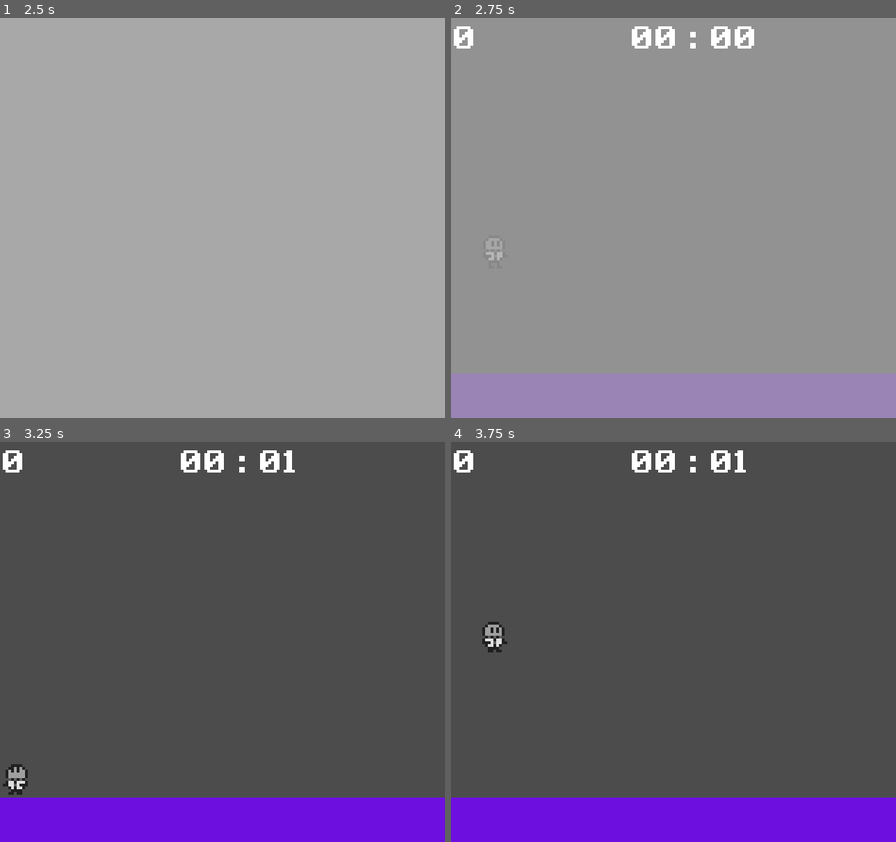
Above: before the commit, frames 1-4 (two rows, left to right).
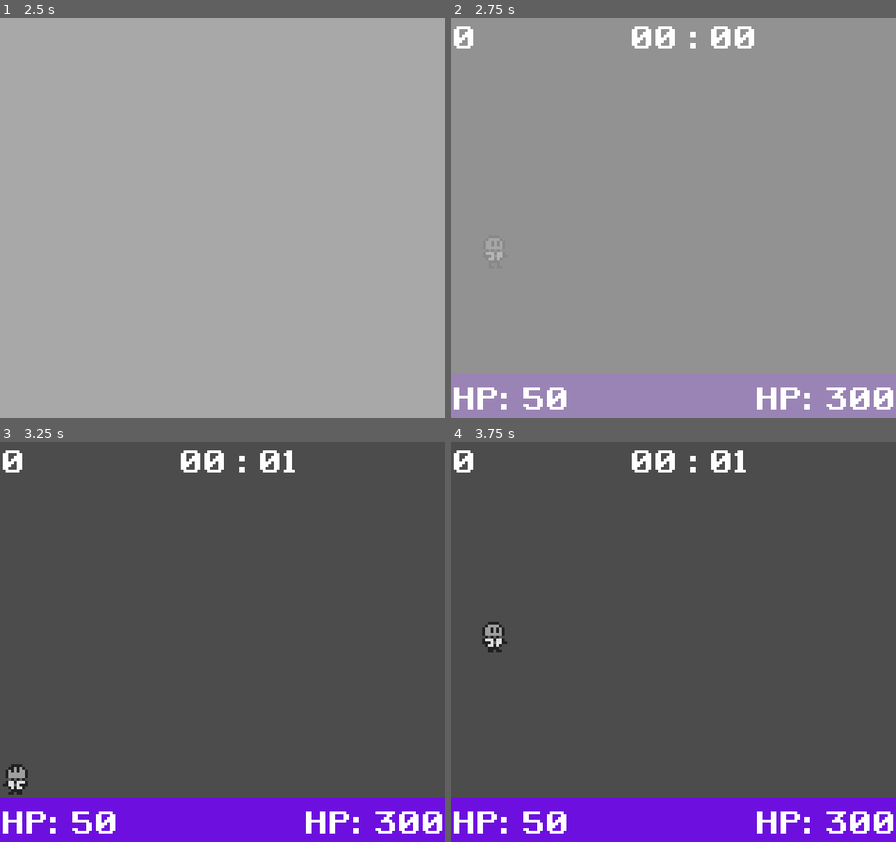
Above: after the commit, the same moments.

Repository: michaeldevlee/trials_of_the_galaxy
Game: Godot game, scene res://UI/StartMenu.tscn
Same seed, same stepped clock (60 frames per second), same inputs: the game is played once before the commit and once after it. The engine's default icon, where the game draws it, is replaced by a stand-in: a white triangle on a blue panel in a dark square.
Inputs:
- Up to frame 1 (2.5 s): click "Play" at 0.5 s; hold Up (up) 1.28-2.03 s; hold Right (right) from 1.28 s (still down); tap Enter at 2 s; tap D (dash) at 2.1 s; tap Up (up) at 2.27, 2.3 s
- Up to frame 2 (2.75 s): keep holding Right (right); tap Up (up) at 2.57 s
- Up to frame 3 (3.25 s): release Right (right) at 2.78 s; hold Left (left) from 2.78 s (still down); hold Up (up) from 2.78 s (still down); tap Space (interact) at 2.85 s
- Up to frame 4 (3.75 s): tap Space (interact) at 3.5 s; release Left (left) at 3.53 s; release Up (up) at 3.53 s; hold Right (right) from 3.53 s (still down); tap G (lock_facing_direction) at 3.6 s

Frame 1 is identical in both runs. In frame 2, 1.4% of the frame differs, in the area x 0-100%, y 92-98%; in frame 3, 1.4%; in frame 4, 1.4%.

Commit message:
added ui improvments

Diff:
--- a/Core/Boss/BaseBoss/Boss.gd
+++ b/Core/Boss/BaseBoss/Boss.gd
@@ -12,6 +12,7 @@
 
 func _ready():
 	health.connect("health_depleted", self, "init_death")
+	EventBus.connect("player_died", self, "clean_up")
 
 func handle_collisions():
 	for index in get_slide_count():
@@ -21,9 +22,13 @@
 		if body is Bullet:
 			process_hit(10)
 			body.queue_free()
+			GameState.score += 50
+			GameState.start_player_notification("+ 50")
+			EventBus.emit_signal("boss_hurt")
+			EventBus.emit_signal("health_changed", self , health.health_points)
 
 		if body is TileMap:
-			print("hit a collision")
+			pass
 
 func _physics_process(delta):
 	velocity = move_and_slide(velocity)
@@ -39,3 +44,7 @@
 func init_death():
 	EventBus.emit_signal("boss_died")
 	queue_free()
+
+func clean_up():
+	set_physics_process(false)
+	queue_free()
--- a/Core/Boss/BaseBoss/Boss.tscn
+++ b/Core/Boss/BaseBoss/Boss.tscn
@@ -49,6 +49,7 @@
 entity_to_apply_frames = NodePath("../Sprite")
 
 [node name="DEBUG" type="Node2D" parent="."]
+visible = false
 script = ExtResource( 8 )
 
 [node name="Label" type="Label" parent="DEBUG"]
--- a/Core/Player/Player.gd
+++ b/Core/Player/Player.gd
@@ -81,6 +81,10 @@
 		is_invincible = true
 		health_comp.update_health(amount)
 		DEBUG.set_health_text(str(health_comp.health_points))
+		GameState.start_player_notification("- " + str(GameState.score/2))
+		EventBus.emit_signal("health_changed", self , health_comp.health_points)
+		GameState.score /= 2
+		EventBus.emit_signal("boss_hurt")
 
 func end_invincibility():
 	is_invincible = false
--- a/Core/Player/Player.tscn
+++ b/Core/Player/Player.tscn
@@ -152,6 +152,7 @@
 [node name="Tween" type="Tween" parent="."]
 
 [node name="DEBUG" type="Node2D" parent="."]
+visible = false
 script = ExtResource( 5 )
 
 [node name="Label" type="Label" parent="DEBUG"]
--- /dev/null
+++ b/GameState.gd
@@ -0,0 +1,12 @@
+extends Node
+
+var score = 0
+var notification_ref = preload("res://UI/Notification.tscn")
+
+func start_player_notification(message):
+	var notification = notification_ref.instance()
+	var player_position = get_tree().get_nodes_in_group("Player")[0].position
+	var main = get_tree().get_nodes_in_group("main")[0]
+	main.add_child(notification)
+	notification.rect_position = player_position
+	notification.start_notification(message)
--- a/Systems/EventSystem/EventBus.gd
+++ b/Systems/EventSystem/EventBus.gd
@@ -3,4 +3,6 @@
 signal started_game
 signal player_died
 signal boss_started
+signal boss_hurt
 signal boss_died
+signal health_changed(entity, new_value)
--- a/UI/HUD.gd
+++ b/UI/HUD.gd
@@ -2,7 +2,14 @@
 
 onready var start_time = OS.get_ticks_msec()
 onready var timer_display = get_node("Control/Layer2/Timer/Label")
+onready var label = $Control/Layer1/Score/Label
+onready var boss_hp = $Control/Layer3/VBoxContainer4/VBoxContainer/BossHP
+onready var player_hp = $Control/Layer3/VBoxContainer3/VBoxContainer/PlayerHP
 
+func _ready():
+	EventBus.connect("boss_hurt", self, "update_score")
+	EventBus.connect("health_changed", self, "update_hp")
+	update_score()
 
 func update_timer_display():
 	var time = OS.get_ticks_msec()/1000 - start_time/1000
@@ -12,5 +19,14 @@
 
 	timer_display.set_text(str("%02d" % minutes) + " : " + str("%02d" % seconds))
 
+func update_score():
+	label.set_text(str(GameState.score))
+
+func update_hp(entity, new_value : int):
+	if entity is Player:
+		player_hp.set_text(str(new_value))
+	if entity is Boss:
+		boss_hp.set_text(str(new_value))
+
 func _process(delta):
 	update_timer_display()
--- a/UI/HUD.tscn
+++ b/UI/HUD.tscn
@@ -49,3 +49,54 @@
 margin_right = 54.0
 margin_bottom = 14.0
 text = "12:03"
+
+[node name="Layer3" type="HBoxContainer" parent="Control"]
+anchor_right = 1.0
+anchor_bottom = 1.0
+
+[node name="VBoxContainer3" type="VBoxContainer" parent="Control/Layer3"]
+margin_right = 44.0
+margin_bottom = 144.0
+alignment = 2
+
+[node name="VBoxContainer" type="HBoxContainer" parent="Control/Layer3/VBoxContainer3"]
+margin_top = 130.0
+margin_right = 44.0
+margin_bottom = 144.0
+alignment = 2
+
+[node name="Label" type="Label" parent="Control/Layer3/VBoxContainer3/VBoxContainer"]
+margin_right = 22.0
+margin_bottom = 14.0
+text = "HP:"
+
+[node name="PlayerHP" type="Label" parent="Control/Layer3/VBoxContainer3/VBoxContainer"]
+margin_left = 26.0
+margin_right = 44.0
+margin_bottom = 14.0
+text = "50"
+
+[node name="VBoxContainer4" type="VBoxContainer" parent="Control/Layer3"]
+margin_left = 48.0
+margin_right = 160.0
+margin_bottom = 144.0
+size_flags_horizontal = 3
+alignment = 2
+
+[node name="VBoxContainer" type="HBoxContainer" parent="Control/Layer3/VBoxContainer4"]
+margin_top = 130.0
+margin_right = 112.0
+margin_bottom = 144.0
+alignment = 2
+
+[node name="Label" type="Label" parent="Control/Layer3/VBoxContainer4/VBoxContainer"]
+margin_left = 59.0
+margin_right = 81.0
+margin_bottom = 14.0
+text = "HP:"
+
+[node name="BossHP" type="Label" parent="Control/Layer3/VBoxContainer4/VBoxContainer"]
+margin_left = 85.0
+margin_right = 112.0
+margin_bottom = 14.0
+text = "300"
--- /dev/null
+++ b/UI/Notification.gd
@@ -0,0 +1,12 @@
+extends Control
+
+onready var animation_player = $AnimationPlayer
+onready var notification = $Notification
+
+func start_notification(message : String):
+	animation_player.connect("animation_finished", self, "clean_up")
+	animation_player.play("Appear")
+	notification.set_text(message)
+
+func clean_up(object):
+	queue_free()
--- /dev/null
+++ b/UI/Notification.tscn
@@ -0,0 +1,83 @@
+[gd_scene load_steps=7 format=2]
+
+[ext_resource path="res://Font/Retro Gaming.ttf" type="DynamicFontData" id=1]
+[ext_resource path="res://UI/Notification.gd" type="Script" id=2]
+
+[sub_resource type="DynamicFont" id=3]
+size = 11
+font_data = ExtResource( 1 )
+
+[sub_resource type="Theme" id=4]
+default_font = SubResource( 3 )
+
+[sub_resource type="Animation" id=1]
+resource_name = "Appear"
+tracks/0/type = "value"
+tracks/0/path = NodePath(".:modulate")
+tracks/0/interp = 1
+tracks/0/loop_wrap = true
+tracks/0/imported = false
+tracks/0/enabled = true
+tracks/0/keys = {
+"times": PoolRealArray( 0, 0.1, 0.2, 0.3, 0.6, 0.7, 0.8, 0.9, 1 ),
+"transitions": PoolRealArray( 1, 1, 1, 1, 1, 1, 1, 1, 1 ),
+"update": 1,
+"values": [ Color( 1, 1, 1, 0 ), Color( 1, 1, 1, 0.301961 ), Color( 1, 1, 1, 0.623529 ), Color( 1, 1, 1, 1 ), Color( 1, 1, 1, 1 ), Color( 1, 1, 1, 1 ), Color( 1, 1, 1, 0.623529 ), Color( 1, 1, 1, 0.301961 ), Color( 1, 1, 1, 0 ) ]
+}
+tracks/1/type = "value"
+tracks/1/path = NodePath(".:rect_position")
+tracks/1/interp = 1
+tracks/1/loop_wrap = true
+tracks/1/imported = false
+tracks/1/enabled = true
+tracks/1/keys = {
+"times": PoolRealArray( 0, 0.1, 0.2, 0.3, 0.6, 0.7, 0.8, 0.9, 1 ),
+"transitions": PoolRealArray( 1, 1, 1, 1, 1, 1, 1, 1, 1 ),
+"update": 1,
+"values": [ Vector2( 0, 0 ), Vector2( 0, -6 ), Vector2( 0, -8 ), Vector2( 0, -10 ), Vector2( 0, -10 ), Vector2( 0, -10 ), Vector2( 0, -8 ), Vector2( 0, -6 ), Vector2( 0, 0 ) ]
+}
+
+[sub_resource type="Animation" id=2]
+length = 0.001
+tracks/0/type = "value"
+tracks/0/path = NodePath(".:modulate")
+tracks/0/interp = 1
+tracks/0/loop_wrap = true
+tracks/0/imported = false
+tracks/0/enabled = true
+tracks/0/keys = {
+"times": PoolRealArray( 0 ),
+"transitions": PoolRealArray( 1 ),
+"update": 0,
+"values": [ Color( 1, 1, 1, 0 ) ]
+}
+tracks/1/type = "value"
+tracks/1/path = NodePath(".:rect_position")
+tracks/1/interp = 1
+tracks/1/loop_wrap = true
+tracks/1/imported = false
+tracks/1/enabled = true
+tracks/1/keys = {
+"times": PoolRealArray( 0 ),
+"transitions": PoolRealArray( 1 ),
+"update": 0,
+"values": [ Vector2( 0, 0 ) ]
+}
+
+[node name="Control" type="Control"]
+margin_right = 40.0
+margin_bottom = 40.0
+rect_pivot_offset = Vector2( 24, 16 )
+script = ExtResource( 2 )
+
+[node name="Notification" type="Label" parent="."]
+modulate = Color( 1, 1, 1, 0 )
+margin_right = 40.0
+margin_bottom = 14.0
+theme = SubResource( 4 )
+text = "+ 100"
+
+[node name="AnimationPlayer" type="AnimationPlayer" parent="."]
+root_node = NodePath("../Notification")
+anims/Appear = SubResource( 1 )
+anims/RESET = SubResource( 2 )
--- a/main.tscn
+++ b/main.tscn
@@ -249,7 +249,7 @@
 [sub_resource type="Theme" id=13]
 default_font = SubResource( 12 )
 
-[node name="main" type="Node2D"]
+[node name="main" type="Node2D" groups=["main"]]
 script = ExtResource( 6 )
 
 [node name="Debug" parent="." instance=ExtResource( 3 )]
--- a/project.godot
+++ b/project.godot
@@ -130,6 +130,9 @@
 
 config/name="Trials of the Galaxy"
 run/main_scene="res://UI/StartMenu.tscn"
+boot_splash/image="res://Build/pixil-frame-0.png"
+boot_splash/use_filter=false
+boot_splash/bg_color=Color( 0.772549, 0.772549, 0.772549, 1 )
 config/icon="res://icon.png"
 
 [autoload]
@@ -139,6 +142,7 @@
 Debug="*res://Debug/Debug.tscn"
 SceneTransitionManager="*res://Systems/EventSystem/TestEvents/SceneTransitionEvent/SceneTransitionManager.tscn"
 EventBus="*res://Systems/EventSystem/EventBus.gd"
+GameState="*res://GameState.gd"
 
 [display]
 
Not shown, changed: export_presets.cfg
Not shown, changed: .gitignore
